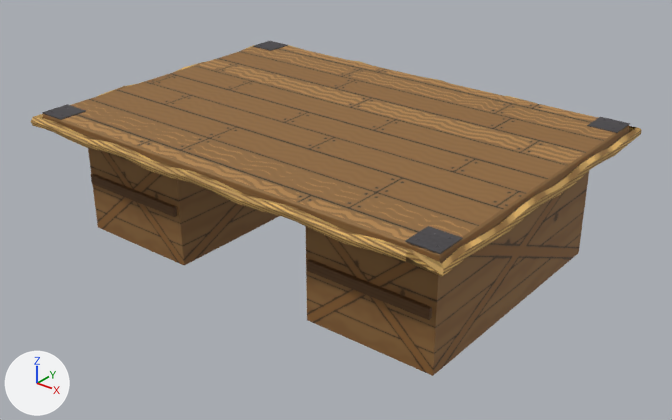
The FBX model Assets/ZonkContent/Art/Models/Tables/Table_Deck.fbx, before and after one commit.
Both versions are drawn from a 50 mm lens placed at (6.47, -8.0, 3.79), pointed at (0.14, -0.09, -1.11). The lights are fixed; the arrows at lower left show +X, +Y and +Z. The first picture is the older version. Where no turn or scale is listed for an object, it has been applied to the vertices.

Objects in the first picture: 'Table_Deck'.
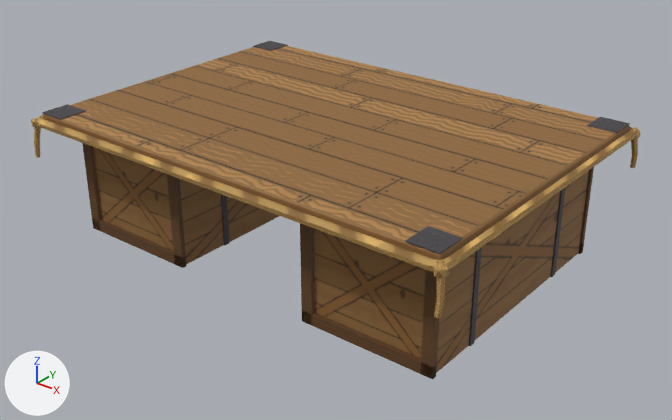
Boxes [x1, y1, x2, y2] around the edits, measured in the pictures (672 x 420 px):
'Table_Deck', reshaped: before [31, 41, 641, 376]; after [31, 41, 640, 379]
part 1 of me_table_deck, added (brown): after [92, 219, 186, 267]
part 2 of me_table_deck, added (brown): after [82, 143, 102, 230]
part 3 of me_table_deck, added (brown): after [167, 174, 186, 268]
part 4 of me_table_deck, added: after [221, 194, 230, 245]
part 5 of me_table_deck, added (brown): after [302, 310, 436, 379]
part 6 of me_table_deck, added (brown): after [300, 223, 315, 325]
part 7 of me_table_deck, added (brown): after [421, 270, 439, 379]
part 8 of me_table_deck, added: after [578, 167, 594, 253]
part 9 of me_table_deck, added: after [469, 247, 482, 346]
part 10 of me_table_deck, added: after [550, 188, 565, 277]
part 11 of me_table_deck, rebuilt: before [31, 45, 641, 276]; after [37, 115, 636, 271]
part 12 of me_table_deck, added: after [34, 127, 41, 158]
part 13 of me_table_deck, added: after [434, 277, 445, 318]
part 14 of me_table_deck, added: after [630, 138, 638, 168]
part 15 of me_table_deck, deleted (brown): before [307, 259, 432, 320]
part 16 of me_table_deck, deleted (brown): before [91, 174, 177, 217]
part 17 of me_table_deck, added: after [31, 118, 41, 128]
part 18 of me_table_deck, added: after [433, 262, 449, 279]
part 19 of me_table_deck, added: after [632, 127, 640, 139]

The change, as a diff of the scene's bpy script:
```diff
--- a/Assets/ZonkContent/Art/Models/Tables/Table_Deck.fbx.py
+++ b/Assets/ZonkContent/Art/Models/Tables/Table_Deck.fbx.py
@@ me_table_deck @@
 # used by ob_table_deck; location = (0.0, 0.0, 0.0)
-me_table_deck.from_pydata(...)  # 530 vertices, 540 faces; spans x -2.93..2.93, y -2.13..2.13, z -1.6..0.03
+me_table_deck.from_pydata(...)  # 514 vertices, 512 faces; spans x -2.92..2.92, y -2.13..2.13, z -1.6..0.03
+# me_table_deck part 1: a new loose piece, a box spanning x -2.58..-0.92, y -1.65..-1.59, z -1.6..-1.46, in mat_table_deck (picture img_table_deck_png)
+# me_table_deck part 2: a new loose piece, a box spanning x -2.58..-2.44, y -1.65..-1.59, z -1.6..-0.2, in mat_table_deck (picture img_table_deck_png)
+# me_table_deck part 3: a new loose piece, a box spanning x -1.06..-0.92, y -1.65..-1.59, z -1.6..-0.2, in mat_table_deck (picture img_table_deck_png)
+# me_table_deck part 4: a new loose piece, a box spanning x -2.57..-0.93, y -0.94..-0.86, z -1.6..-0.2, in mat_table_deck (picture img_table_deck_png)
+# me_table_deck part 5: a new loose piece, a box spanning x 0.92..2.58, y -1.65..-1.59, z -1.6..-1.46, in mat_table_deck (picture img_table_deck_png)
+# me_table_deck part 6: a new loose piece, a box spanning x 0.92..1.06, y -1.65..-1.59, z -1.6..-0.2, in mat_table_deck (picture img_table_deck_png)
+# me_table_deck part 7: a new loose piece, a box spanning x 2.44..2.58, y -1.65..-1.59, z -1.6..-0.2, in mat_table_deck (picture img_table_deck_png)
+# me_table_deck part 8: a new loose piece, a box spanning x 2.44..2.58, y 1.59..1.65, z -1.6..-0.2, in mat_table_deck (picture img_table_deck_png)
+# me_table_deck part 9: a new loose piece, a box spanning x 0.93..2.57, y -0.94..-0.86, z -1.6..-0.2, in mat_table_deck (picture img_table_deck_png)
+# me_table_deck part 10: a new loose piece, a box spanning x 0.93..2.57, y 0.86..0.94, z -1.6..-0.2, in mat_table_deck (picture img_table_deck_png)
+# me_table_deck part 11: the loose piece of 354 vertices spanning x -2.93..2.93, y -2.13..2.13, z -0.18..-0.02 is rebuilt with 102 vertices and now spans x -2.91..2.91, y -2.11..2.11, z -0.15..-0.05
+# me_table_deck part 12: a new loose piece of 15 vertices spanning x -2.91..-2.81, y -2.13..-2.01, z -0.55..-0.13, in mat_table_deck (picture img_table_deck_png)
+# me_table_deck part 13: a new loose piece of 15 vertices spanning x 2.81..2.91, y -2.13..-2.01, z -0.55..-0.13, in mat_table_deck (picture img_table_deck_png)
+# me_table_deck part 14: a new loose piece of 15 vertices spanning x 2.81..2.91, y 2.01..2.13, z -0.55..-0.13, in mat_table_deck (picture img_table_deck_png)
+# me_table_deck part 15: the loose piece of 8 vertices spanning x 1.0..2.5, y -1.65..-1.6, z -0.96..-0.84 is deleted
+# me_table_deck part 16: the loose piece of 8 vertices spanning x -2.5..-1.0, y -1.65..-1.6, z -0.96..-0.84 is deleted
+# me_table_deck part 17: 12 vertices added at x -2.92..-2.77, y -2.12..-1.98, z -0.2..-0.05
+# me_table_deck part 18: 12 vertices added at x 2.78..2.92, y -2.12..-1.98, z -0.21..-0.03
+# me_table_deck part 19: 12 vertices added at x 2.77..2.91, y 1.98..2.12, z -0.2..-0.04
+# other edits to the shape of me_table_deck do not show in these pictures
 me_table_deck.materials.append(mat_table_deck)
```
